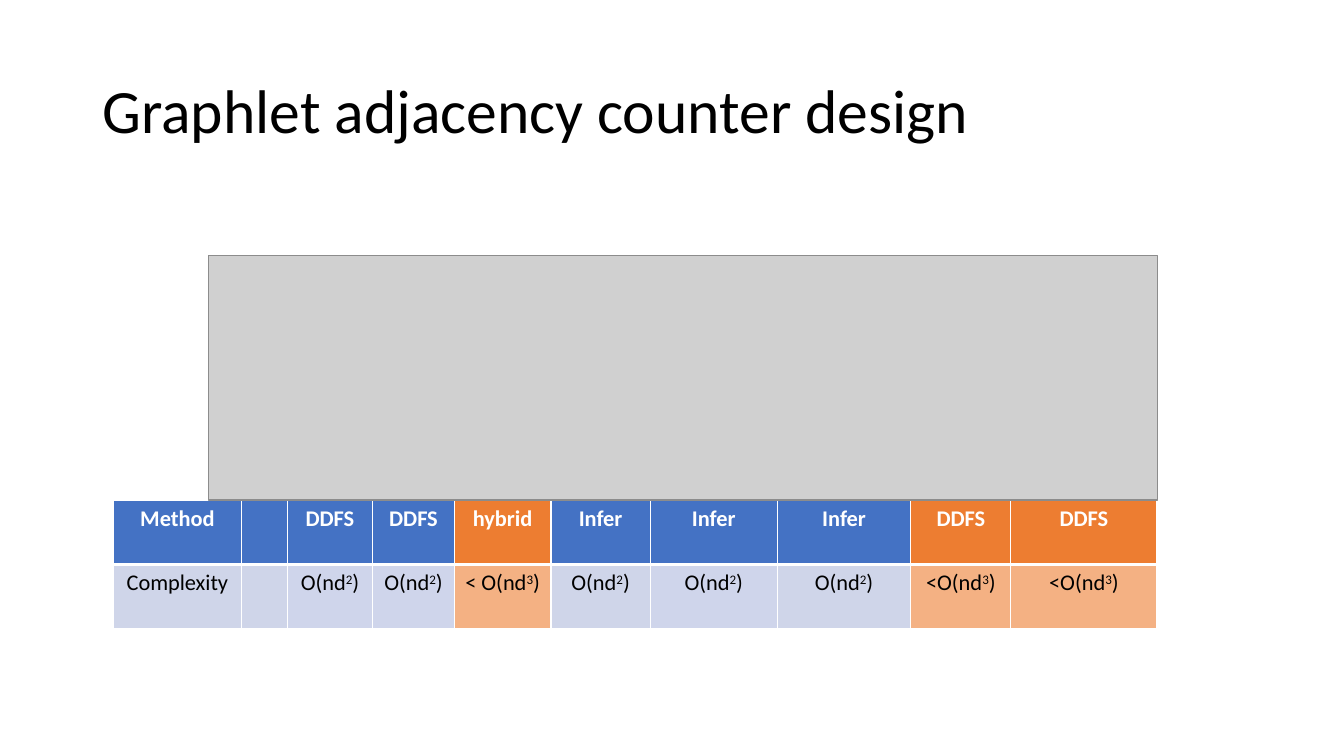
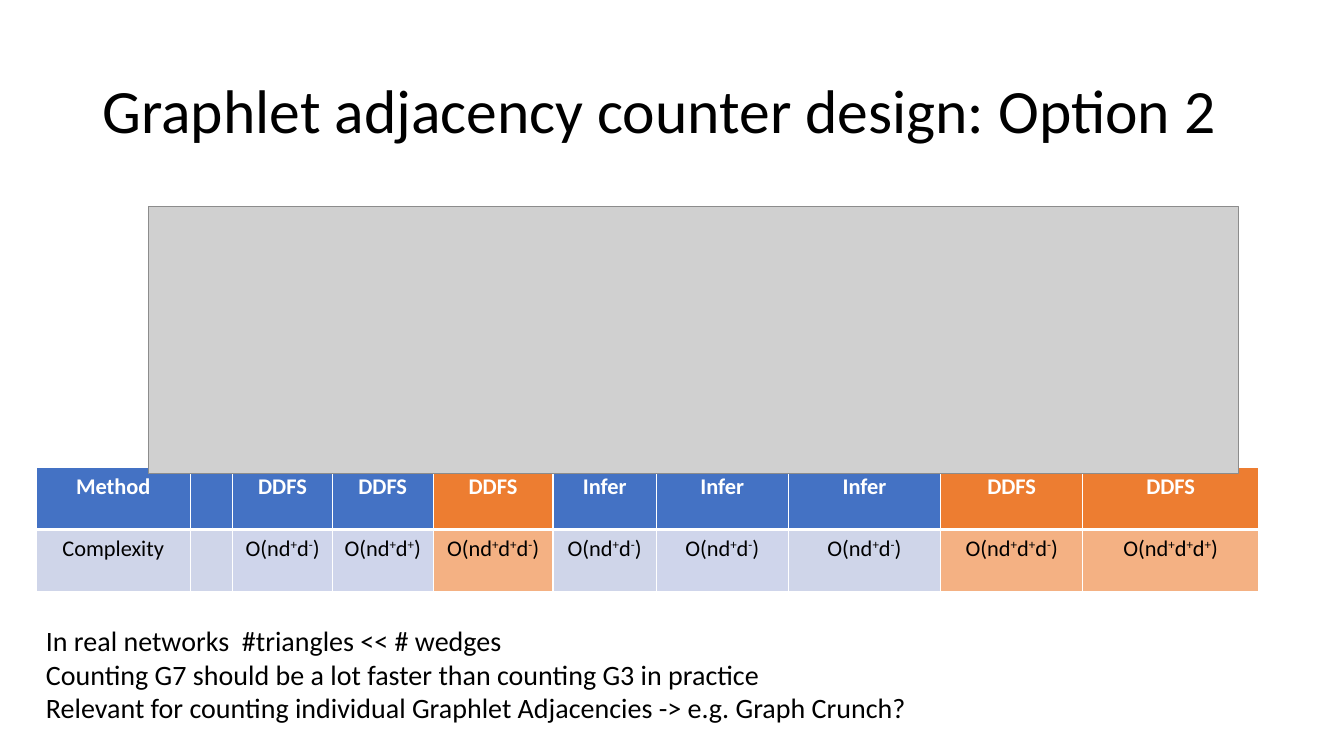
Before and after one commit to samwindels/gradco, a slide deck: slide 34 of presentation.pptx (slide 22 before the commit). Drawn at 1344x756 pixels with LibreOffice and Linux fonts; fonts in the diff are those of the drawing; grey boxes stand for pictures. Boxes give left, top, right and bottom in pixels: in the first picture for what was removed or moved away, otherwise in the second. Text is boxed around its words. In the diff, an @@ line names an element or a change of style, - is before the commit and + after.

```diff
--- a/presentation.pptx
+++ b/presentation.pptx
@@ title at (102,90,1215,144): text changed @@
-Graphlet adjacency counter design
+Graphlet adjacency counter design: Option 2
@@ picture: place and size @@
-picture at (209,256,1157,500)
+picture at (148,207,1239,474)
@@ table at (36,468,1258,592) @@
-row 1, column 5: hybrid
+row 1, column 5: DDFS
-row 2: Complexity |  | O(nd2) | O(nd2) | < O(nd3) | O(nd2) | O(nd2) | O(nd2) | <O(nd3) | <O(nd3)
+row 2: Complexity |  | O(nd+d-) | O(nd+d+) | O(nd+d+d-) | O(nd+d-) | O(nd+d-) | O(nd+d-) | O(nd+d+d-) | O(nd+d+d+)
@@ table: place and size @@
-table at (113,500,1156,629)
+table at (36,468,1258,592)
@@ text added at (46,631,906,723), 20 pt, text #000000 @@
+In real networks #triangles << # wedges
+Counting G7 should be a lot faster than counting G3 in practice
+Relevant for counting individual Graphlet Adjacencies -> e.g. Graph Crunch?
```
Also in this commit, not shown: 23 other slides changed, 2 slides added.
